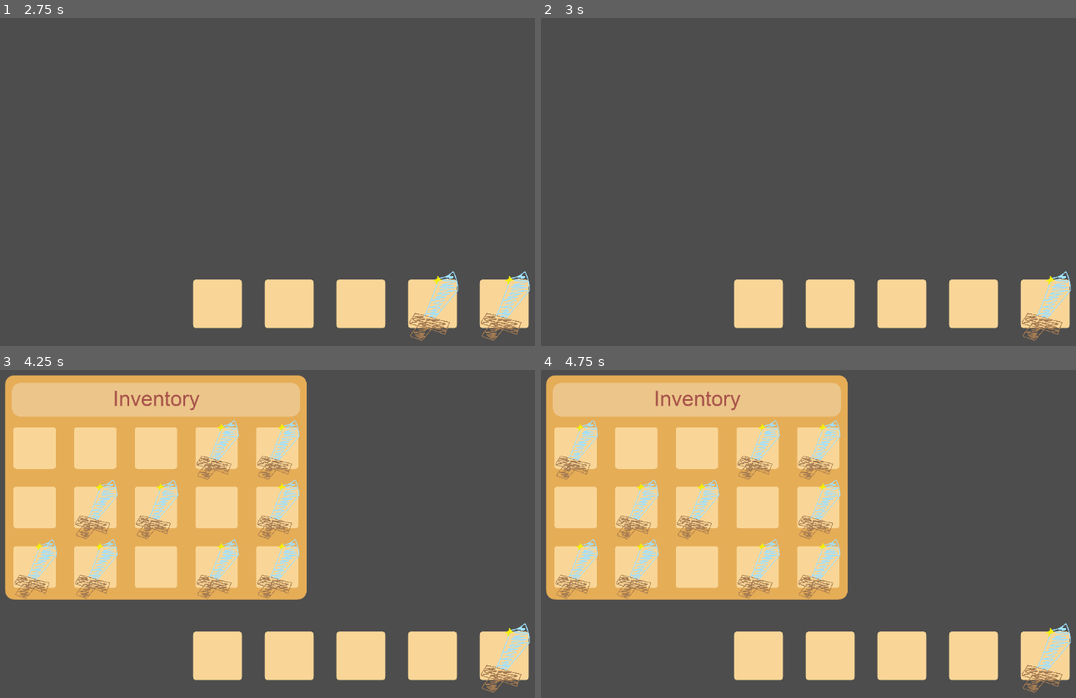
Above: before the commit, frames 1-4 (two rows, left to right).
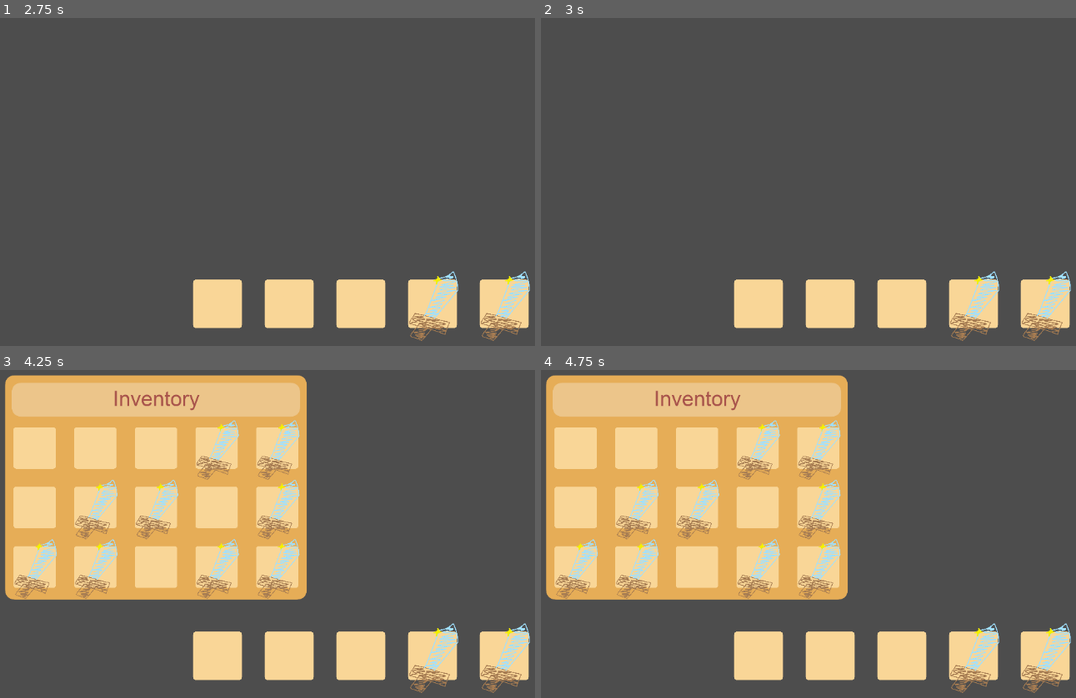
Above: after the commit, the same moments.

Repository: Duckayy/airborne
Game: Godot game, scene res://inventory/inventory.tscn
Two runs of this game, one before a commit and one after it. Both use one fixed random seed, a clock stepped at 60 frames per second and the inputs below. This scene is started directly instead of the project's main scene.
Inputs (mouse positions are in pixels of both pictures, inside the frame that each line leads up to):
- Up to frame 1 (2.75 s): tap Enter at 0.5, 2 s; move the mouse to (219, 303) at 0.52 s; hold D (Move Right) 0.53-1.28 s; tap Ctrl (Crouch) at 0.6, 2.1 s; click (219, 303) at 0.67 s; tap Space (Jump) at 0.77, 1.25, 1.52 s; move the mouse to (288, 303) at 1.27 s; hold S (Move Backward) 1.28-2.03 s; tap Shift (Sprint) at 1.35 s; click (288, 303) at 1.42 s; move the mouse to (358, 303) at 2.02 s; hold D (Move Right) from 2.03 s (still down); click (358, 303) at 2.17 s
- Up to frame 2 (3 s): tap Space (Jump) at 2.75 s; move the mouse to (974, 303) at 2.77 s; release D (Move Right) at 2.78 s; hold W (Move Forward) from 2.78 s (still down); tap Shift (Sprint) at 2.85 s; click (974, 303) at 2.92 s
- Up to frame 3 (4.25 s): tap Space (Jump) at 3.02, 3.77 s; tap Enter at 3.5 s; move the mouse to (502, 655) at 3.52 s; release W (Move Forward) at 3.53 s; hold A (Move Left) from 3.53 s (still down); tap Ctrl (Crouch) at 3.6 s; click (502, 655) at 3.67 s; tap E (InventoryScreen) at 4.15 s
- Up to frame 4 (4.75 s): keep holding A (Move Left); move the mouse to (573, 448) at 4.27 s; tap Shift (Sprint) at 4.35 s; click (573, 448) at 4.42 s; tap Space (Jump) at 4.52 s

Frame 1 is identical in both runs. In frame 2, 0.5% of the frame differs, in the area x 76-86%, y 77-99%; in frame 3, 0.5%; in frame 4, 0.9%, in the area x 2-86%, y 15-99%.

Commit message:
Inventory and Hotbar
Added
-Hotbar can only be changed when inventory is opened

Diff:
--- a/airborne/inventory/inventory.tscn
+++ b/airborne/inventory/inventory.tscn
@@ -148,35 +148,35 @@
 [node name="Slots1" type="Panel" parent="HBoxContainer" unique_id=1056197766]
 custom_minimum_size = Vector2(120, 120)
 layout_mode = 2
-mouse_filter = 1
+mouse_filter = 2
 theme_override_styles/panel = SubResource("StyleBoxTexture_qse2j")
 script = ExtResource("3_f8i2h")
 
 [node name="Slots2" type="Panel" parent="HBoxContainer" unique_id=1174522626]
 custom_minimum_size = Vector2(120, 120)
 layout_mode = 2
-mouse_filter = 1
+mouse_filter = 2
 theme_override_styles/panel = SubResource("StyleBoxTexture_qse2j")
 script = ExtResource("3_f8i2h")
 
 [node name="Slots3" type="Panel" parent="HBoxContainer" unique_id=266182263]
 custom_minimum_size = Vector2(120, 120)
 layout_mode = 2
-mouse_filter = 1
+mouse_filter = 2
 theme_override_styles/panel = SubResource("StyleBoxTexture_qse2j")
 script = ExtResource("3_f8i2h")
 
 [node name="Slots4" type="Panel" parent="HBoxContainer" unique_id=1745913091]
 custom_minimum_size = Vector2(120, 120)
 layout_mode = 2
-mouse_filter = 1
+mouse_filter = 2
 theme_override_styles/panel = SubResource("StyleBoxTexture_qse2j")
 script = ExtResource("3_f8i2h")
 
 [node name="Slots5" type="Panel" parent="HBoxContainer" unique_id=969041129]
 custom_minimum_size = Vector2(120, 120)
 layout_mode = 2
-mouse_filter = 1
+mouse_filter = 2
 theme_override_styles/panel = SubResource("StyleBoxTexture_qse2j")
 script = ExtResource("3_f8i2h")
 
--- a/airborne/inventory/scripts/inventory.gd
+++ b/airborne/inventory/scripts/inventory.gd
@@ -7,14 +7,15 @@
 var hide_screen = true
 # Called when the node enters the scene tree for the first time.
 func _ready() -> void:
+	 #Allows slots to accept input
 	for inv_slots in inventory_slots.get_children():
 		inv_slots.connect("gui_input", _slot_gui_input.bind(inv_slots))
 	for hot_slots in hotbar_slots.get_children():
 		hot_slots.connect("gui_input", _slot_gui_input.bind(hot_slots))
+
 	$TextureRect.hide()
 	$GridContainer1.hide()
 	%GhostSlot.hide()
-	 # Replace with function body.
 
 func _slot_gui_input(event: InputEvent, inv_slots: SlotClass) -> void:
 	print("input received")
@@ -62,14 +63,20 @@
 						inv_slots.slot_place_item(ghost_panel.item)
 
 func _unhandled_key_input(event: InputEvent) -> void:
+
+	#open and closes inventory
 	if event.is_action_pressed("InventoryScreen"):
 		if hide_screen:
 			$TextureRect.show()
 			$GridContainer1.show()
 			%GhostSlot.show()
+			for hot_slots in hotbar_slots.get_children(): #Allows hotbar to be interacted
+				hot_slots.mouse_filter = Control.MOUSE_FILTER_STOP
 			hide_screen = false
 		else:
 			$TextureRect.hide()
 			$GridContainer1.hide()
 			%GhostSlot.hide()
+			for hot_slots in hotbar_slots.get_children(): #prevents hotbar to be interacted
+				hot_slots.mouse_filter = Control.MOUSE_FILTER_IGNORE
 			hide_screen = true
